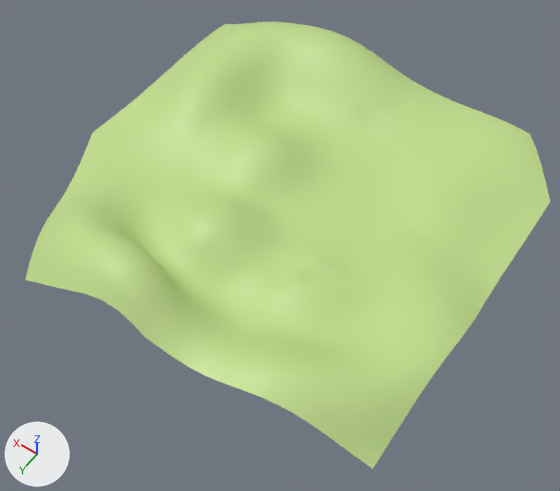
What one commit did to the glTF model monarchs-descent/assets/maps/basic_surface.glb.
The view is the same before and after, from a camera (50 mm lens) standing at (-63.5, 88.9, 125.0) and looking at (-6.3, 8.9, -0.7). The axes (+X, +Y, +Z) are drawn at lower left. The lights are the same throughout. Where no turn or scale is listed for an object, it has been applied to the vertices.

Before the edit, the objects in view are built like this:
```python
me_ground = bpy.data.meshes.new('Ground')
me_ground.from_pydata(...)  # 1695 vertices, 3268 faces; spans x -48.1..47.2, y -48.0..47.0, z -0.2..15.6
me_ground.materials.append(mat_material_001)  # picture img_grass_png
ob_ground = bpy.data.objects.new('Ground', me_ground)
ob_ground.location = (0.2, -0.2, 0.1)
```
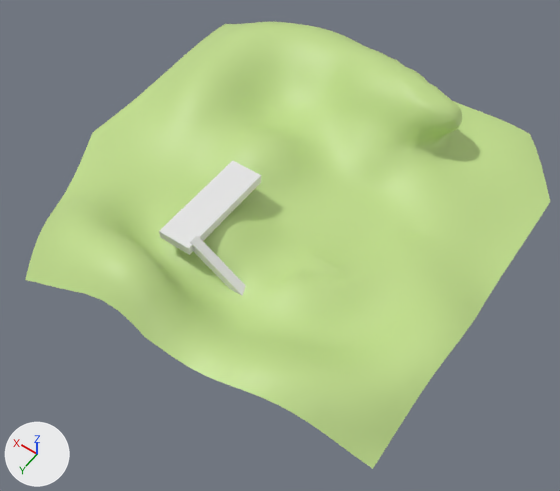
The change, as a list of edits to the scene's bpy script:
```text
Change me_ground:
    used by ob_ground; location = (0.2, -0.2, 0.1)
    remove me_ground.from_pydata(...)  # 1695 vertices, 3268 faces; spans x -48.1..47.2, y -48.0..47.0, z -0.2..15.6
    add me_ground.from_pydata(...)  # 2110 vertices, 4098 faces; spans x -48.1..47.2, y -48.1..47.0, z -0.2..16.3
    me_ground part 1: 153 vertices moved from x -29.6..14.1, y -48.0..-12.1, z 0.8..9.7 to x -29.6..14.1, y -48.1..-12.1, z 1.0..13.8; 55 vertices removed from x -24.6..-1.0, y -44.1..-18.9, z 0.8..6.1; 470 vertices added at x -24.5..-2.7, y -44.0..-18.6, z 3.4..16.3
Add me_cube_001:
    me_cube_001.from_pydata(...)  # a box spanning x -1.0..1.0, y -1.0..1.0, z -1.0..1.0
Add me_cube:
    me_cube.from_pydata([(-5.67, -1.0, -4.88), (-6.76, -1.0, -3.21), (-5.67, 1.0, -4.88), (-6.76, 1.0, -3.21), (6.76, -1.0, 3.21), (5.67, -1.0, 4.88), (6.76, 1.0, 3.21), (5.67, 1.0, 4.88)], [], [(0, 1, 3), (0, 3, 2), (2, 3, 7), (2, 7, 6), (6, 7, 5), (6, 5, 4), (4, 5, 1), (4, 1, 0), (2, 6, 4), (2, 4, 0), (7, 3, 1), (7, 1, 5)])
Add ob_cube_001:
    ob_cube_001 = bpy.data.objects.new('Cube.001', me_cube_001)
    ob_cube_001.location = (6.1, 14.6, 8.7)
    ob_cube_001.rotation_euler = (3.142, 0.0, 0.0)  # degrees (180, 0, 0)
    ob_cube_001.scale = (-3.64, -11.5, -1.0)
Add ob_cube:
    ob_cube = bpy.data.objects.new('Cube', me_cube)
    ob_cube.location = (-2.7, 23.9, 5.3)
```

Pixel boxes (x1, y1, x2, y2) of what changed, in the pictures (560 x 491 px):
'Cube.001', added: after (159, 161, 261, 255)
'Cube', added: after (190, 236, 246, 295)
part 1 of me_ground, built on: (277, 36, 474, 218) in both
